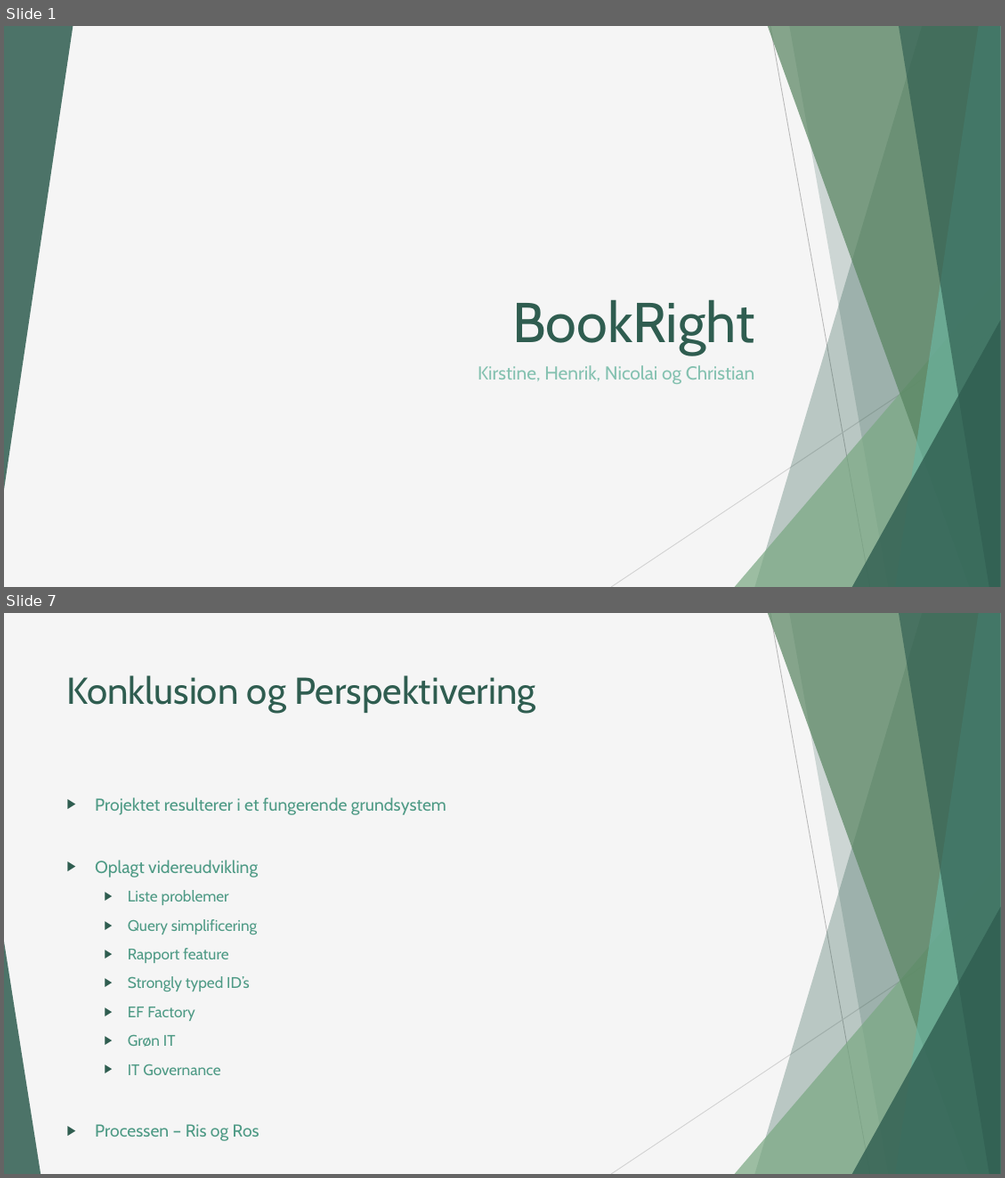
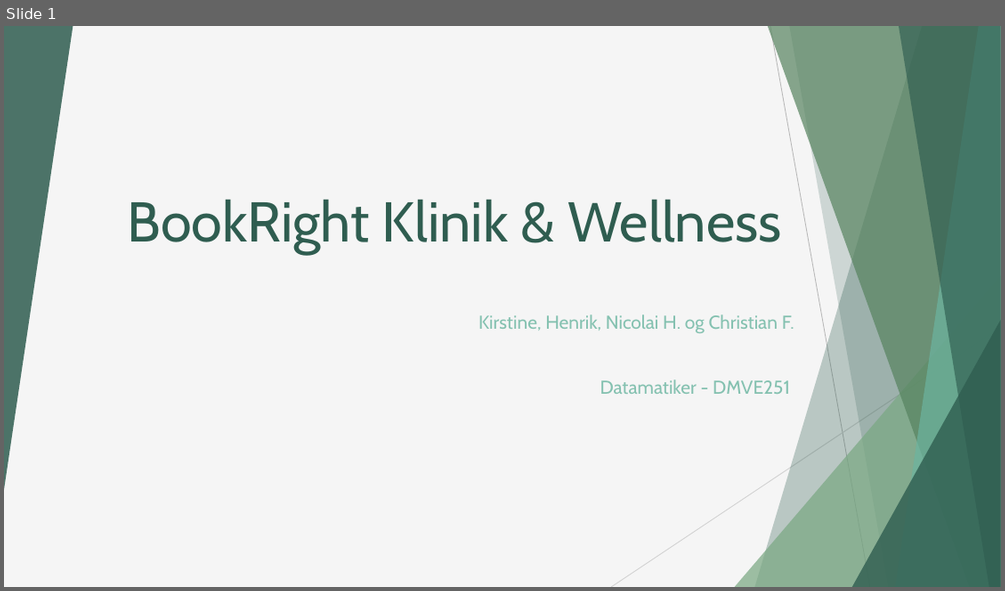
Before and after one commit to hiha76740/SecondSemesterEksamensProjekt, a slide deck: Dokumenter/Powerpoint.pptx. Shown one above the other, each under a label of ours: slides 1 and 7 before the commit, slide 1 after it; the slides between them are not shown. The pictures are 1005x1178 and 1005x591 pixels, drawn with LibreOffice and Linux fonts; fonts in the diff are those of the drawing. Boxes give left, top, right and bottom in pixels: in the first picture for what was removed or moved away, otherwise in the second. Text is boxed around its words. In the diff, an @@ line names an element or a change of style, - is before the commit and + after.

```diff
--- a/Dokumenter/Powerpoint.pptx
+++ b/Dokumenter/Powerpoint.pptx
@@ slide 7 removed at [4,613,1001,1174], background #F5F5F5; not listed: 9 template elements that a slide beside it also shows @@
@@ title removed at [67,675,535,713] @@
-Konklusion og Perspektivering
@@ text removed at [95,797,446,1141] @@
-▶ Projektet resulterer i et fungerende grundsystem
-▶ Oplagt videreudvikling
-  ▶ Liste problemer
-  ▶ Query simplificering
-  ▶ Rapport feature
-  ▶ Strongly typed ID’s
-  ▶ EF Factory
-  ▶ Grøn IT
-  ▶ IT Governance
-▶ Processen – Ris og Ros
@@ triangle removed at [4,941,40,1174] @@
@@ slide 1 changed as well @@
@@ title at [128,199,781,255]: text changed @@
-BookRight
+BookRight Klinik & Wellness
@@ subtitle at [478,314,794,394]: text changed @@
-Kirstine, Henrik, Nicolai og Christian
+Kirstine, Henrik, Nicolai H. og Christian F.
+Datamatiker - DMVE251
```
Also in this commit, not shown: 4 other slides changed, 6 slides added, 1 other slide removed.
